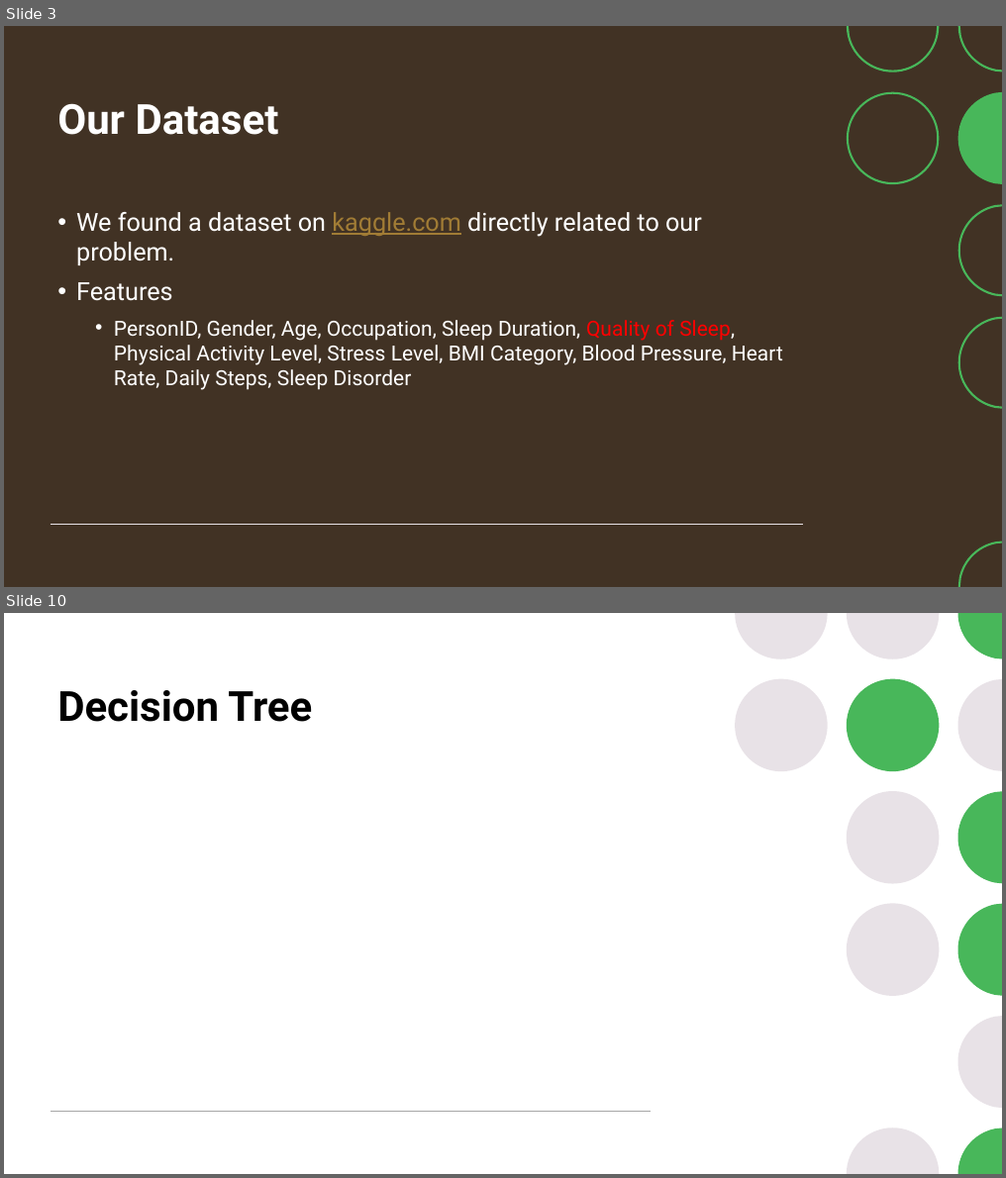
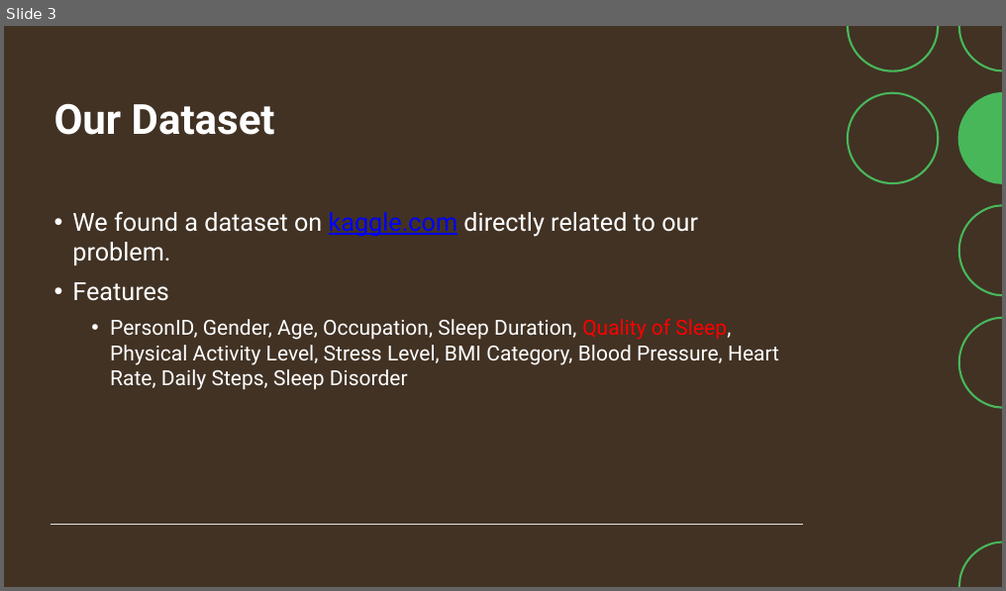
Before and after one commit to mark-earl/AML-PRJ3, a slide deck: deliverables/Presentation.pptx. Shown one above the other, each under a label of ours: slides 3 and 10 before the commit, slide 3 after it; the slides between them are not shown. The pictures are 1006x1178 and 1006x591 pixels, drawn with LibreOffice and Linux fonts; fonts in the diff are those of the drawing. Boxes give left, top, right and bottom in pixels: in the first picture for what was removed or moved away, otherwise in the second. Text is boxed around its words. In the diff, an @@ line names an element or a change of style, - is before the commit and + after.

Commit message:
Add linear regression and Decision tree slides

```diff
--- a/deliverables/Presentation.pptx
+++ b/deliverables/Presentation.pptx
@@ slide 10 removed at (4, 613, 1002, 1174), background #FFFFFF; not listed: 4 template elements that a slide beside it also shows @@
@@ title removed at (57, 690, 312, 722) @@
-Decision Tree
@@ group removed at (735, 613, 1002, 1174): 5 freeform shapes, 4 ellipses @@
@@ line removed from (51, 1112) to (650, 1112) @@
@@ slide 3 changed as well @@
@@ title "Our Dataset": place and size @@
-title "Our Dataset" at (57, 103, 279, 135)
+title "Our Dataset" at (54, 103, 275, 135)
@@ text at (72, 212, 698, 266): text colour #A17C35 to #0000FF in "kaggle.com" @@
```
Also in this commit, not shown: 7 other slides changed, 4 slides added, 2 other slides removed.
